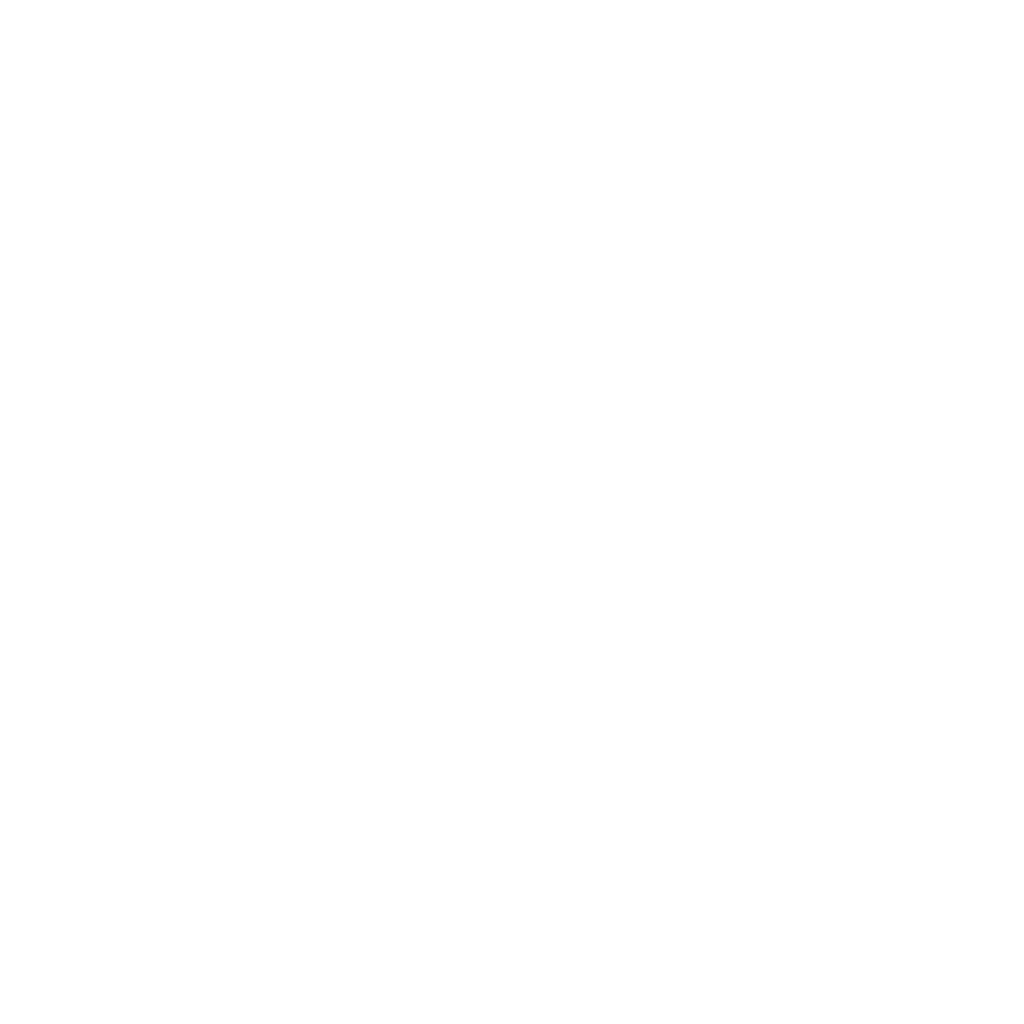
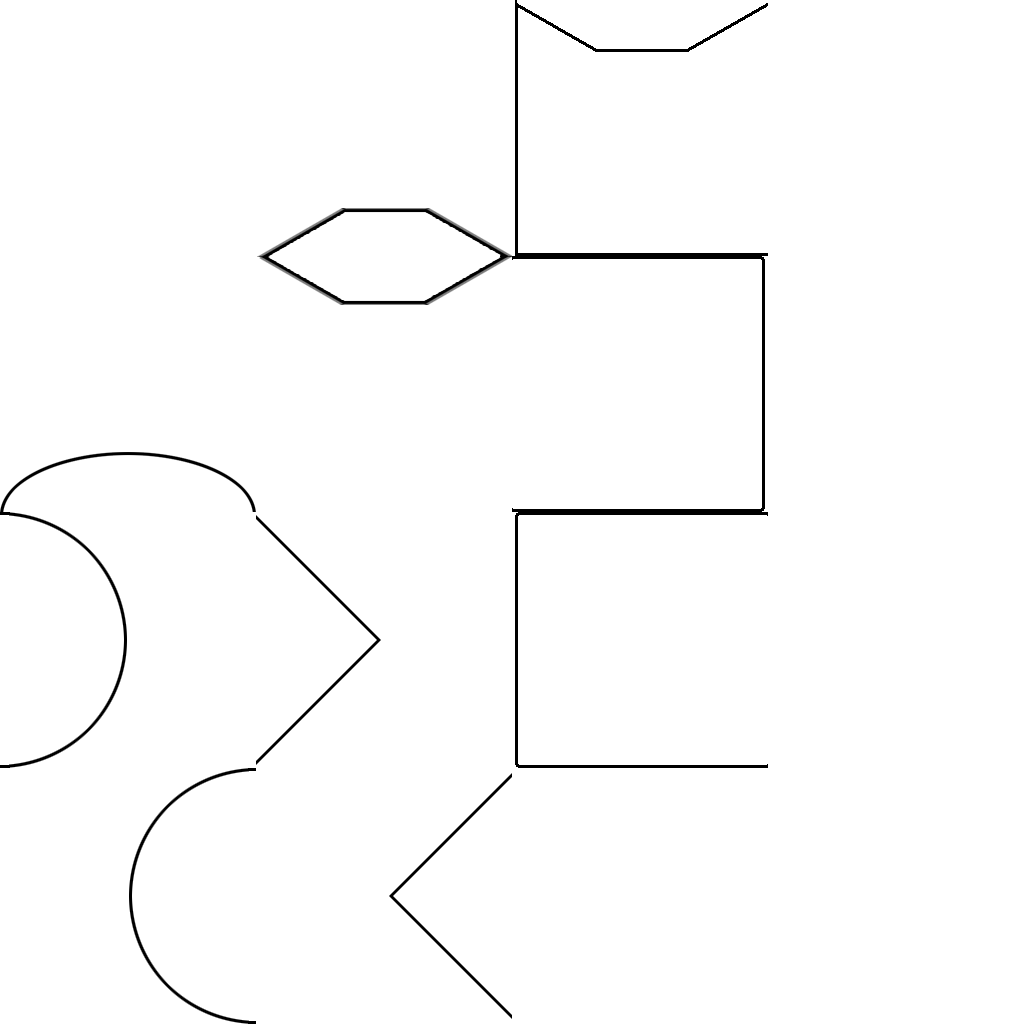
Layers edited between the first and the second w=1024, h=1024 image:
painted on "Rectangle 1 copy 2" over [389, 773, 512, 1019]
painted on "Rectangle 1 copy" over [256, 515, 381, 765]
moved "Layer 1 copy 3" above "Layer 1 copy 4", painted on it over [0, 512, 127, 768]
moved "Layer 1 copy 4" above "Layer 3 copy 2", painted on it over [129, 768, 256, 1024]
painted on "Layer 3 copy 2" over [515, 0, 768, 256]
added layer "레이어 2 사본" above "레이어 2" over [515, 512, 768, 768]
added layer "레이어 2" above "레이어 1" over [512, 256, 765, 512]
renamed "Layer 3" to "레이어 1", painted on it over [257, 208, 512, 305]
painted on "Layer 2" over [0, 208, 513, 1008]
painted on "Layer 1 copy 2" over [0, 452, 256, 512]
